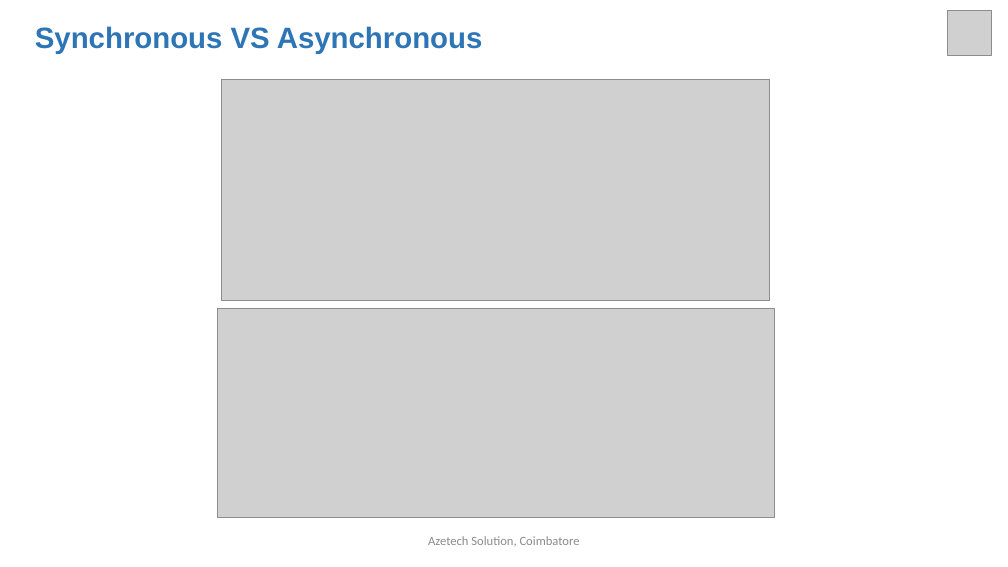
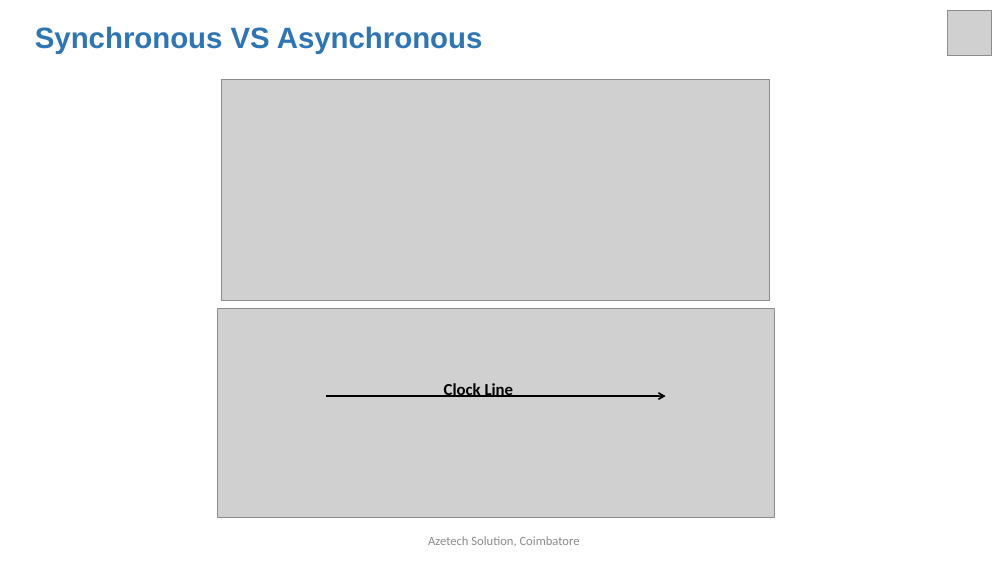
Before and after one commit to arulnelson/AZETECH-CLASS-NOTES, a slide deck: slide 8 of STM32_DOCS/STM32_UART.pptx. Drawn at 1008x567 pixels with LibreOffice and Linux fonts; fonts in the diff are those of the drawing; grey boxes stand for pictures. Boxes give left, top, right and bottom in pixels: in the first picture for what was removed or moved away, otherwise in the second. Text is boxed around its words. In the diff, an @@ line names an element or a change of style, - is before the commit and + after.

```diff
--- a/STM32_DOCS/STM32_UART.pptx
+++ b/STM32_DOCS/STM32_UART.pptx
@@ text added at [444, 383, 514, 397], 16 pt, text #000000, bold @@
+Clock Line
@@ arrow added from (326, 396) to (665, 396), #000000 0.5 pt @@
@@ arrow added from (326, 396) to (665, 396), #000000 1.5 pt @@
```
Also in this commit, not shown: 2 other slides changed, 1 slide removed.
